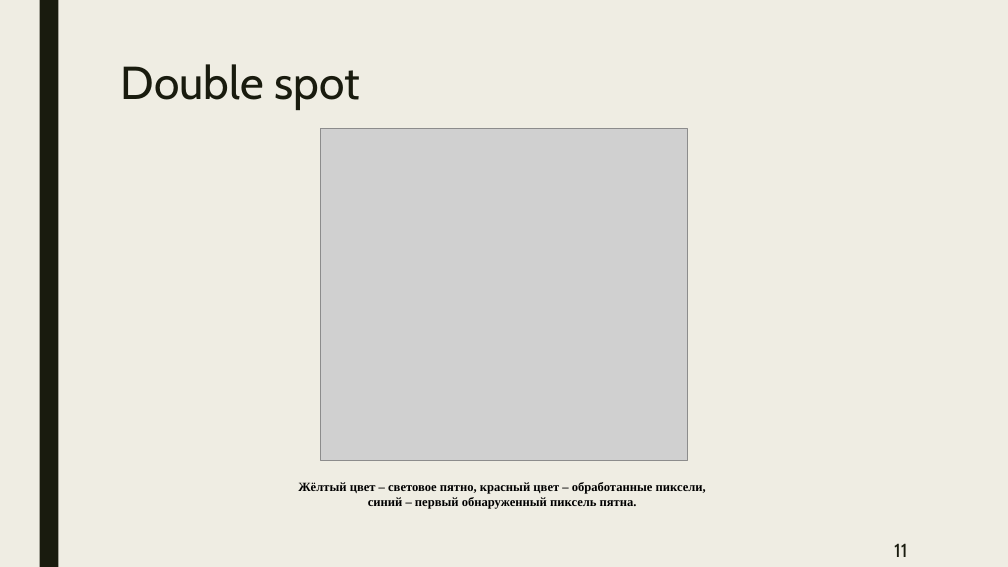
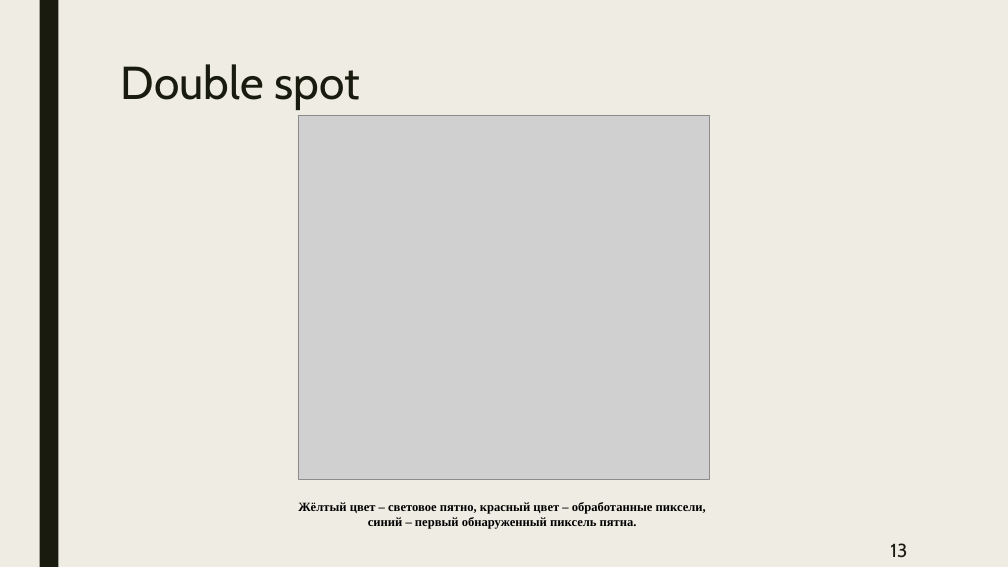
Before and after one commit to BarikQ/course_4, a slide deck: slide 13 of Pres/Диплом преза.pptx (slide 11 before the commit). Drawn at 1008x567 pixels with LibreOffice and Linux fonts; fonts in the diff are those of the drawing; grey boxes stand for pictures. Boxes give left, top, right and bottom in pixels: in the first picture for what was removed or moved away, otherwise in the second. Text is boxed around its words. In the diff, an @@ line names an element or a change of style, - is before the commit and + after.

```diff
--- a/Pres/Диплом преза.pptx
+++ b/Pres/Диплом преза.pptx
@@ picture resized from (x1=321, y1=129, x2=687, y2=461) to (x1=298, y1=115, x2=710, y2=479) @@
@@ text "Жёлтый цвет – световое пятно, ..." moved from (x1=298, y1=482, x2=706, y2=509) to (x1=298, y1=502, x2=706, y2=529) @@
@@ page number at (x1=890, y1=543, x2=907, y2=558): text changed @@
-11
+13
```
Also in this commit, not shown: 9 other slides changed, 2 slides added, 3 other files.
